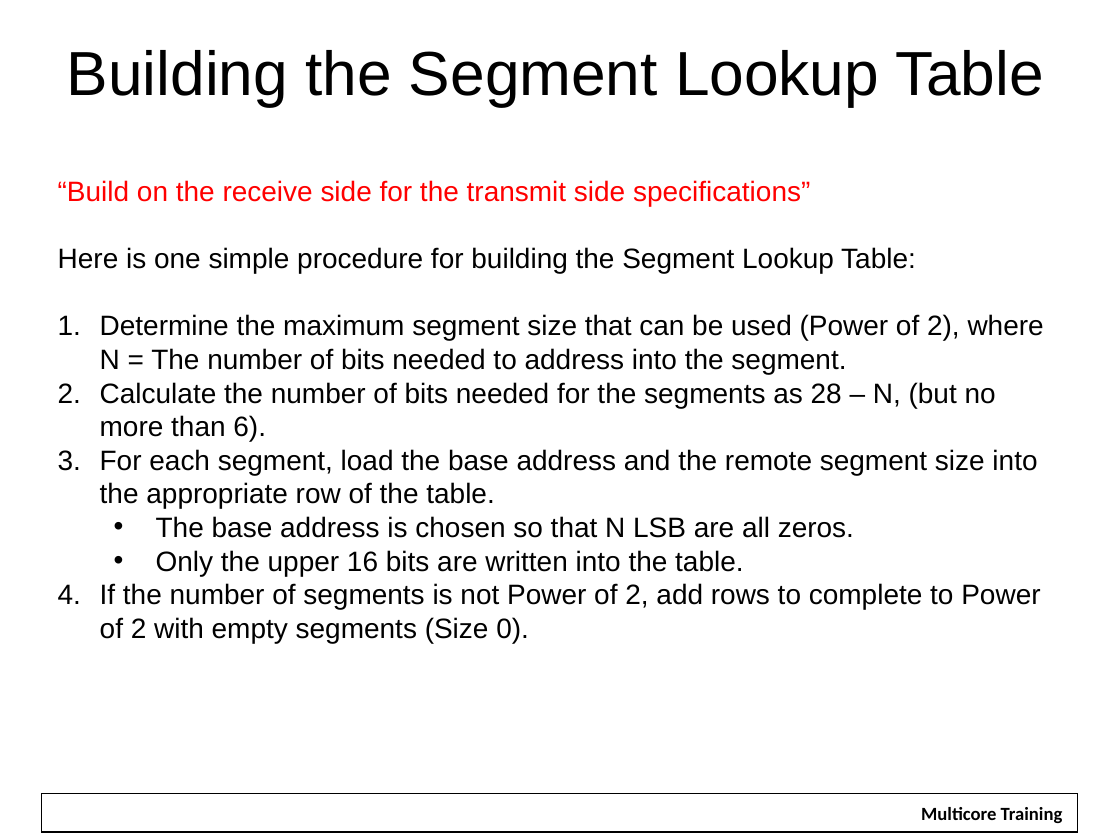
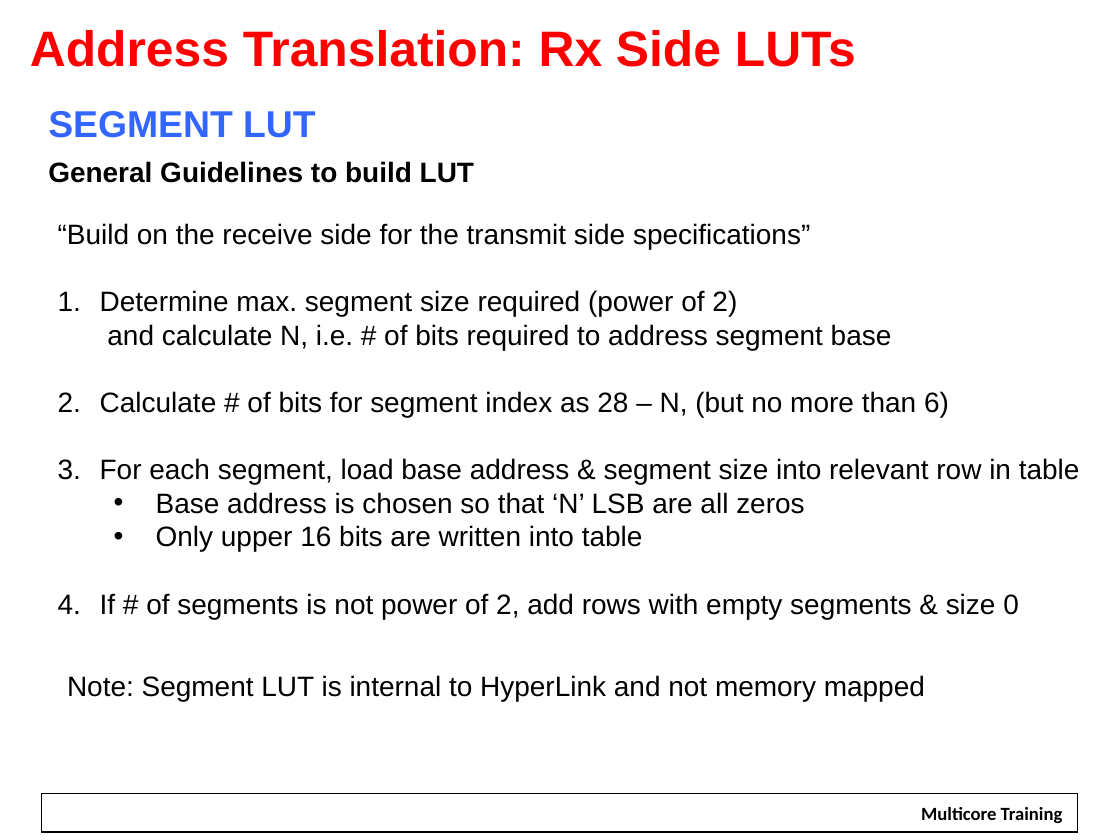
Before and after one commit to hari1989/keystone-workshop, a slide deck: slide 21 of slides/Intro to Hyperlink.pptx. Drawn at 1120x840 pixels with LibreOffice and Linux fonts; fonts in the diff are those of the drawing; background and template pictures are left out. Boxes give left, top, right and bottom in pixels: in the first picture for what was removed or moved away, otherwise in the second. Text is boxed around its words. In the diff, an @@ line names an element or a change of style, - is before the commit and + after.

```diff
--- a/slides/Intro to Hyperlink.pptx
+++ b/slides/Intro to Hyperlink.pptx
@@ text added at (30,30,856,67), 32 pt, text #FF0000, bold @@
+Address Translation: Rx Side LUTs
@@ text removed at (67,50,1044,106) @@
-Building the Segment Lookup Table
@@ text added at (48,111,316,138), 24 pt, text #3366FF, bold @@
+SEGMENT LUT
@@ text "“Build on the receive side ...": place and size @@
-text "“Build on the receive side ..." at (58,180,1044,643)
+text "“Build on the receive side ..." at (58,223,1080,619)
@@ text added at (48,161,474,183), 18 pt, text #000000, bold @@
+General Guidelines to build LUT
@@ text at (58,223,810,249): text colour #FF0000 to #000000 in "“Build on the receive side for the ..." @@
@@ text at (100,290,1080,619): text changed @@
-Here is one simple procedure for building the Segment Lookup Table:
-1. Determine the maximum segment size that can be used (Power of 2), where
-   N = The number of bits needed to address into the segment.
-2. Calculate the number of bits needed for the segments as 28 – N, (but no more than 6).
-3. For each segment, load the base address and the remote segment size into the appropriate row of the table.
-  • The base address is chosen so that N LSB are all zeros.
-  • Only the upper 16 bits are written into the table.
-4. If the number of segments is not Power of 2, add rows to complete to Power of 2 with empty segments (Size 0).
+1. Determine max. segment size required (power of 2)
+   and calculate N, i.e. # of bits required to address segment base
+2. Calculate # of bits for segment index as 28 – N, (but no more than 6)
+3. For each segment, load base address & segment size into relevant row in table
+  • Base address is chosen so that ‘N’ LSB are all zeros
+  • Only upper 16 bits are written into table
+4. If # of segments is not power of 2, add rows with empty segments & size 0
@@ text added at (67,675,925,701), 18 pt, text #000000 @@
+Note: Segment LUT is internal to HyperLink and not memory mapped
```
Also in this commit, not shown: 23 other slides changed, 40 slides added, 23 slides removed, 1 other file.
